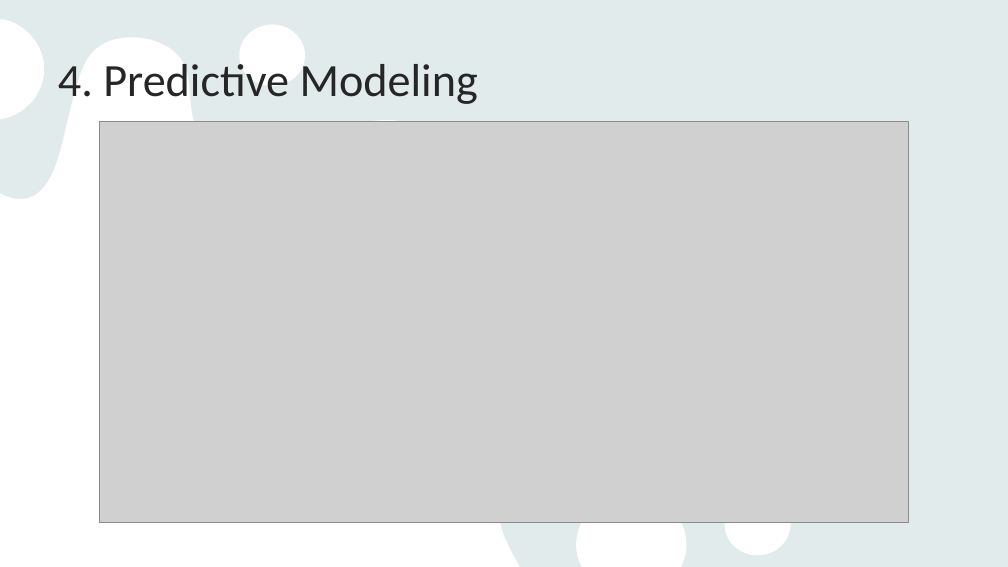
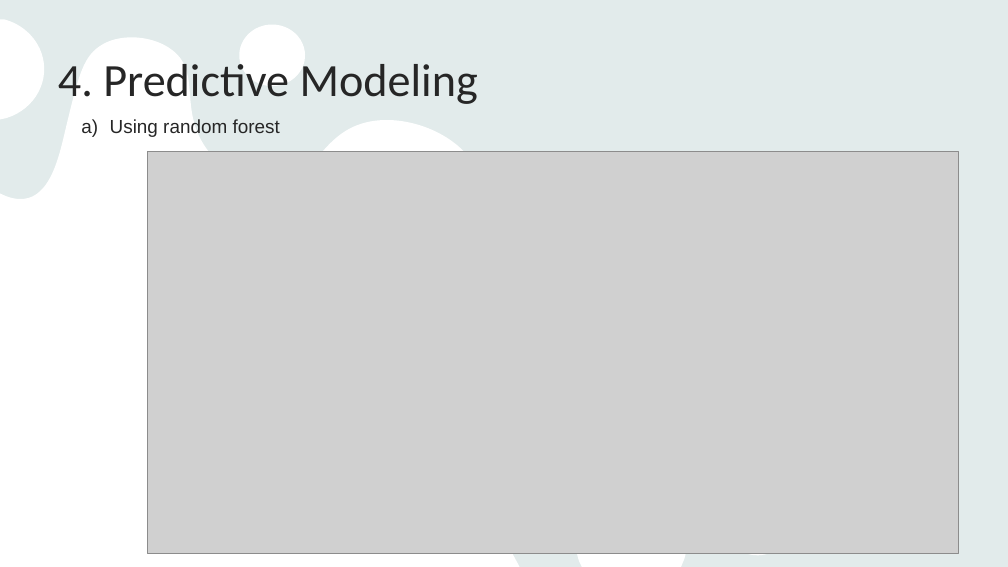
Before and after one commit to ernbilen/Data400_Spring24, a slide deck: slide 9 of DATA 400 Final Presentation.pptx (slide 7 before the commit). Drawn at 1008x567 pixels with LibreOffice and Linux fonts; fonts in the diff are those of the drawing; grey boxes stand for pictures. Boxes give left, top, right and bottom in pixels: in the first picture for what was removed or moved away, otherwise in the second. Text is boxed around its words. In the diff, an @@ line names an element or a change of style, - is before the commit and + after.

```diff
--- a/DATA 400 Final Presentation.pptx
+++ b/DATA 400 Final Presentation.pptx
@@ text added at box(110, 119, 280, 137), 18 pt, text #262626 @@
+a) Using random forest
@@ picture: place and size @@
-picture at box(100, 122, 909, 523)
+picture at box(147, 151, 959, 554)
```
Also in this commit, not shown: 1 other slide changed, 4 slides added, 1 slide removed.
